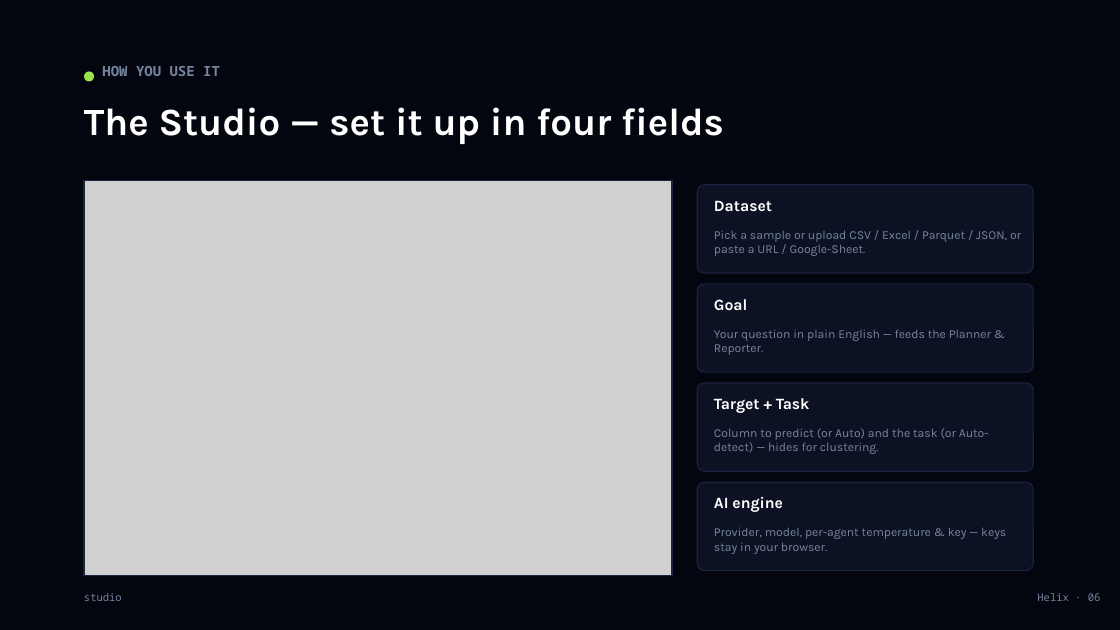
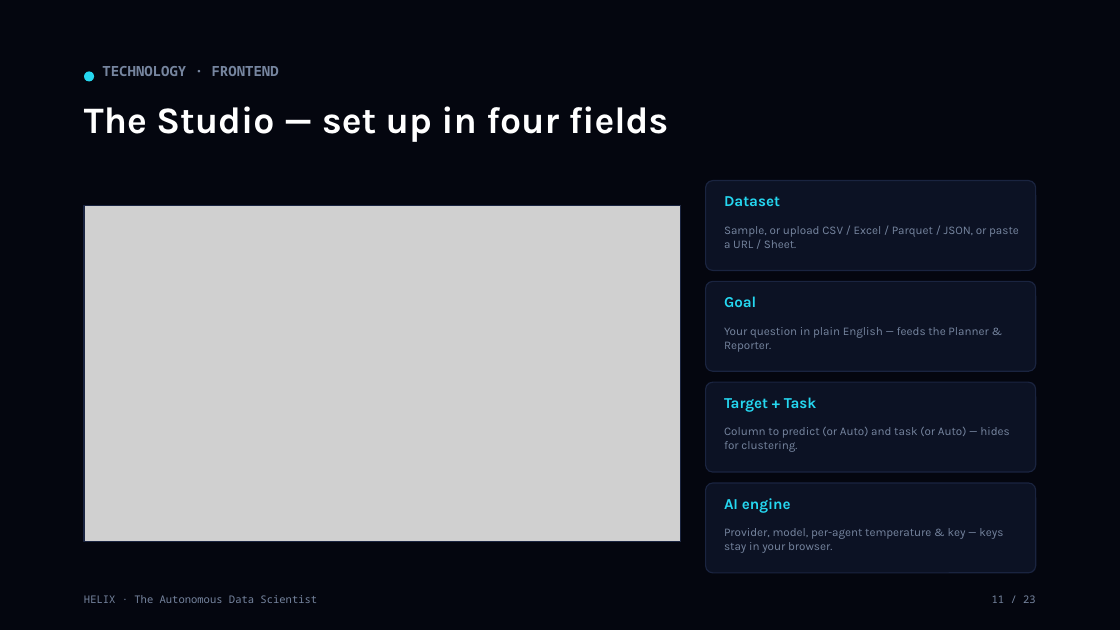
Before and after one commit to Srujan29112001/helix, a slide deck: slide 11 of presentation/Helix_Project_Deck.pptx (slide 6 before the commit). Drawn at 1120x630 pixels with LibreOffice and Linux fonts; fonts in the diff are those of the drawing; grey boxes stand for pictures. Boxes give left, top, right and bottom in pixels: in the first picture for what was removed or moved away, otherwise in the second. Text is boxed around its words. In the diff, an @@ line names an element or a change of style, - is before the commit and + after.

```diff
--- a/presentation/Helix_Project_Deck.pptx
+++ b/presentation/Helix_Project_Deck.pptx
@@ ellipse at (x1=84, y1=71, x2=94, y2=82): fill #9AE64A to #25D7F0 @@
@@ text at (x1=102, y1=66, x2=279, y2=76): text changed @@
-HOW YOU USE IT
+TECHNOLOGY · FRONTEND
@@ text at (x1=84, y1=106, x2=669, y2=142): text changed; size 33 to 32 pt @@
-The Studio — set it up in four fields
+The Studio — set up in four fields
@@ picture resized from (x1=84, y1=181, x2=672, y2=576) to (x1=84, y1=206, x2=681, y2=541) @@
@@ rectangle resized from (x1=84, y1=181, x2=672, y2=576) to (x1=84, y1=206, x2=681, y2=541) @@
@@ rounded rectangle resized from (x1=697, y1=185, x2=1033, y2=273) to (x1=706, y1=181, x2=1036, y2=271) @@
@@ size 13.5 to 13 pt, text colour #FFFFFF to #25D7F0 in 4 elements at (x1=724, y1=397, x2=816, y2=412), (x1=724, y1=498, x2=791, y2=513), (x1=724, y1=296, x2=756, y2=307), (x1=724, y1=196, x2=780, y2=206) @@
@@ text "Dataset" moved from (x1=714, y1=200, x2=772, y2=212) to (x1=724, y1=196, x2=780, y2=206) @@
@@ text at (x1=724, y1=226, x2=1019, y2=248): text changed; size 10.5 to 10 pt @@
-Pick a sample or upload CSV / Excel / Parquet / JSON, or paste a URL / Google-Sheet.
+Sample, or upload CSV / Excel / Parquet / JSON, or paste a URL / Sheet.
@@ rounded rectangle resized from (x1=697, y1=284, x2=1033, y2=372) to (x1=706, y1=281, x2=1036, y2=371) @@
@@ text "Goal" moved from (x1=714, y1=299, x2=747, y2=310) to (x1=724, y1=296, x2=756, y2=307) @@
@@ text "Your question in plain English ..." at (x1=724, y1=327, x2=988, y2=352): size 10.5 to 10 pt @@
@@ text "Your question in plain English ..." moved from (x1=714, y1=329, x2=991, y2=355) to (x1=724, y1=327, x2=988, y2=352) @@
@@ rounded rectangle resized from (x1=697, y1=383, x2=1033, y2=471) to (x1=706, y1=382, x2=1036, y2=472) @@
@@ text "Target + Task" moved from (x1=714, y1=398, x2=810, y2=413) to (x1=724, y1=397, x2=816, y2=412) @@
@@ text at (x1=724, y1=427, x2=1009, y2=452): text changed; size 10.5 to 10 pt @@
-Column to predict (or Auto) and the task (or Auto-detect) — hides for clustering.
+Column to predict (or Auto) and task (or Auto) — hides for clustering.
@@ rounded rectangle resized from (x1=697, y1=482, x2=1033, y2=571) to (x1=706, y1=483, x2=1036, y2=573) @@
@@ text "AI engine" moved from (x1=714, y1=497, x2=782, y2=512) to (x1=724, y1=498, x2=791, y2=513) @@
@@ text "Provider, model, per-agent temperature & ..." moved from (x1=714, y1=527, x2=1006, y2=554) to (x1=724, y1=528, x2=1003, y2=553) @@
@@ text "Provider, model, per-agent temperature & ..." at (x1=724, y1=528, x2=1003, y2=553): size 10.5 to 10 pt @@
@@ text at (x1=84, y1=595, x2=317, y2=603): text changed @@
-Helix · 06
+HELIX · The Autonomous Data Scientist
@@ text removed at (x1=84, y1=593, x2=122, y2=601) @@
-studio
@@ text added at (x1=992, y1=595, x2=1036, y2=603), 9 pt, text #76859F @@
+11 / 23
```
Also in this commit, not shown: 4 other slides changed, 18 slides added, 15 slides removed, 4 other files.
